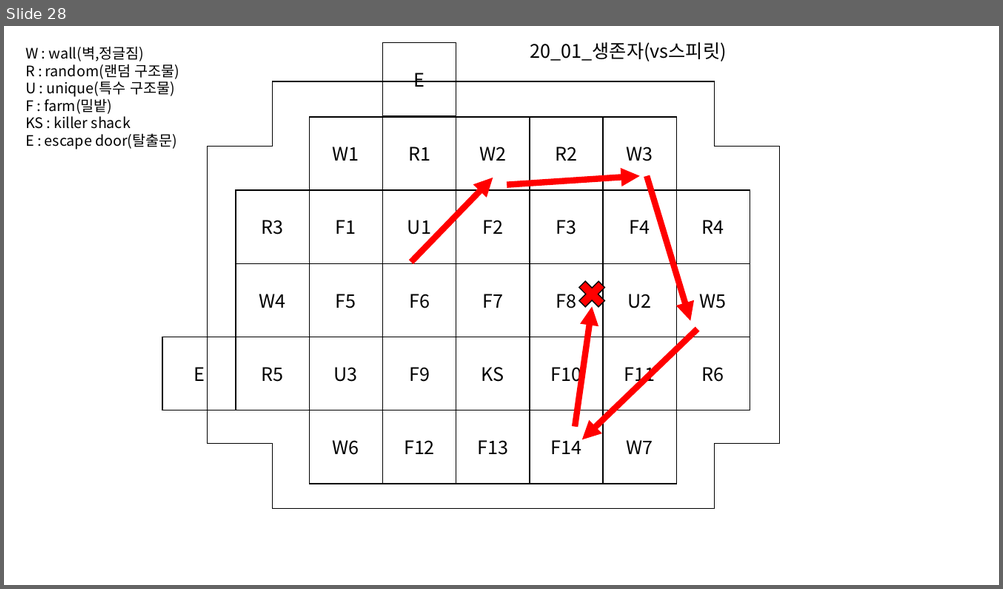
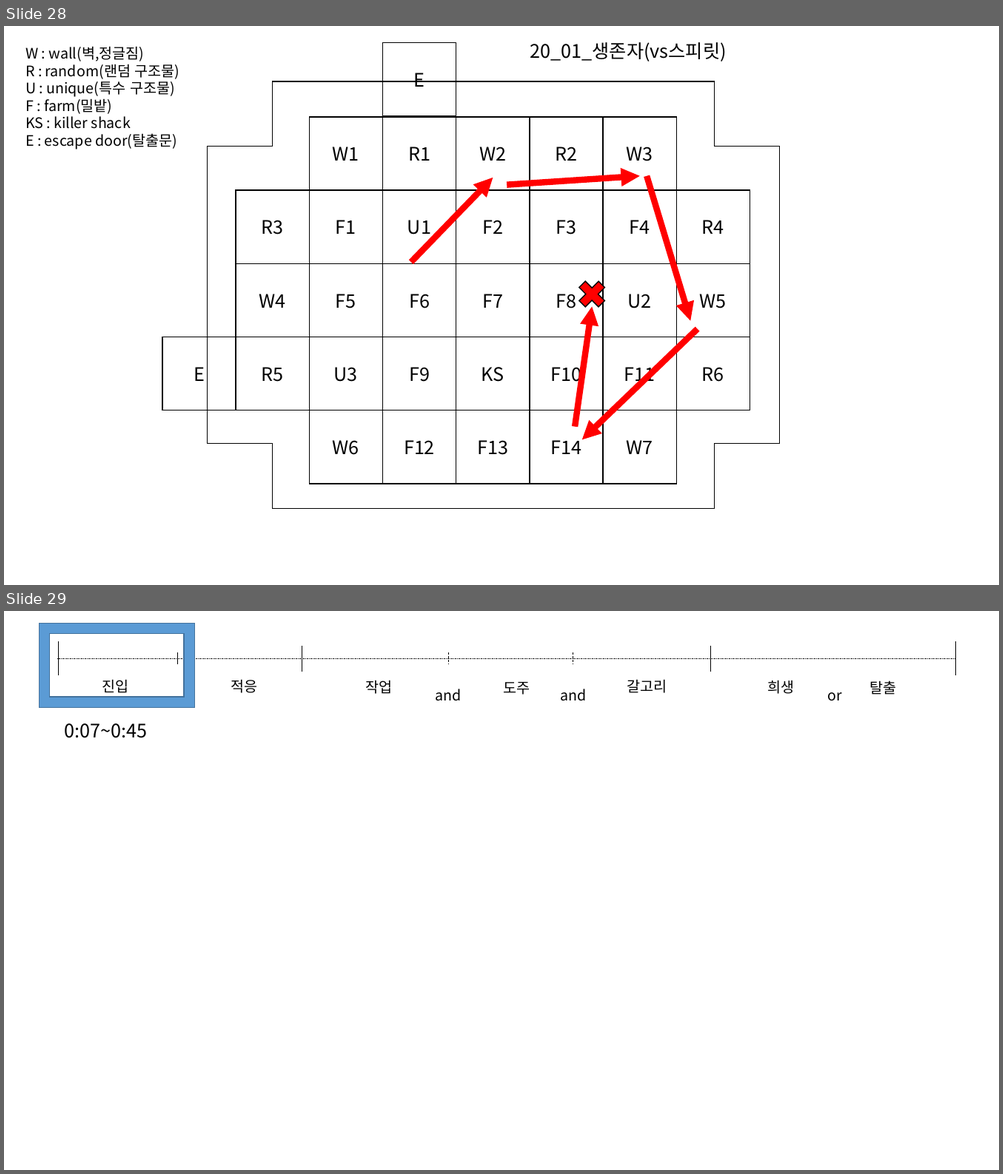
Before and after one commit to Bumizi/Thesis, a slide deck: DBD 분석/맵 분석/3. 콜드윈드 농장(★)/3. 썩은 들판(★)/20_01_생존자(vs스피릿).pptx. Shown one above the other, each under a label of ours: slide 28 before the commit, slides 28 and 29 after it. The pictures are 1003x589 and 1003x1174 pixels, drawn with LibreOffice and Linux fonts; fonts in the diff are those of the drawing. Boxes give left, top, right and bottom in pixels: in the first picture for what was removed or moved away, otherwise in the second. Text is boxed around its words. In the diff, an @@ line names an element or a change of style, - is before the commit and + after.

```diff
--- a/DBD 분석/맵 분석/3. 콜드윈드 농장(★)/3. 썩은 들판(★)/20_01_생존자(vs스피릿).pptx
+++ b/DBD 분석/맵 분석/3. 콜드윈드 농장(★)/3. 썩은 들판(★)/20_01_생존자(vs스피릿).pptx
@@ slide 29 added at [4,611,999,1170], background #FFFFFF @@
@@ frame added at [39,623,194,707], fill #5B9BD5, outline #43739E 1 pt @@
@@ line added from (58, 641) to (58, 676), #000000 0.5 pt @@
@@ line added from (178, 652) to (178, 665), #000000 0.5 pt @@
@@ line added from (301, 646) to (301, 672), #000000 0.5 pt @@
@@ line added from (448, 652) to (448, 665), #000000 0.5 pt dashed @@
@@ line added from (573, 652) to (573, 665), #000000 0.5 pt dashed @@
@@ line added from (711, 646) to (711, 672), #000000 0.5 pt @@
@@ line added from (956, 641) to (956, 676), #000000 0.5 pt @@
@@ line added from (57, 659) to (956, 659), #000000 0.25 pt dashed @@
@@ text added at [102,679,129,693], 14 pt, text #000000 @@
+진입
@@ text added at [230,679,257,693], 14 pt, text #000000 @@
+적응
@@ text added at [365,680,392,694], 14 pt, text #000000 @@
+작업
@@ text added at [435,689,461,701], 14 pt, text #000000 @@
+and
@@ text added at [503,682,529,695], 14 pt, text #000000 @@
+도주
@@ text added at [560,689,586,701], 14 pt, text #000000 @@
+and
@@ text added at [627,679,667,693], 14 pt, text #000000 @@
+갈고리
@@ text added at [768,680,794,694], 14 pt, text #000000 @@
+희생
@@ text added at [828,692,842,701], 14 pt, text #000000 @@
+or
@@ text added at [870,681,896,695], 14 pt, text #000000 @@
+탈출
@@ text added at [65,723,148,738], 18 pt, text #000000 @@
+0:07~0:45
```
Also in this commit, not shown: 1 other file.
